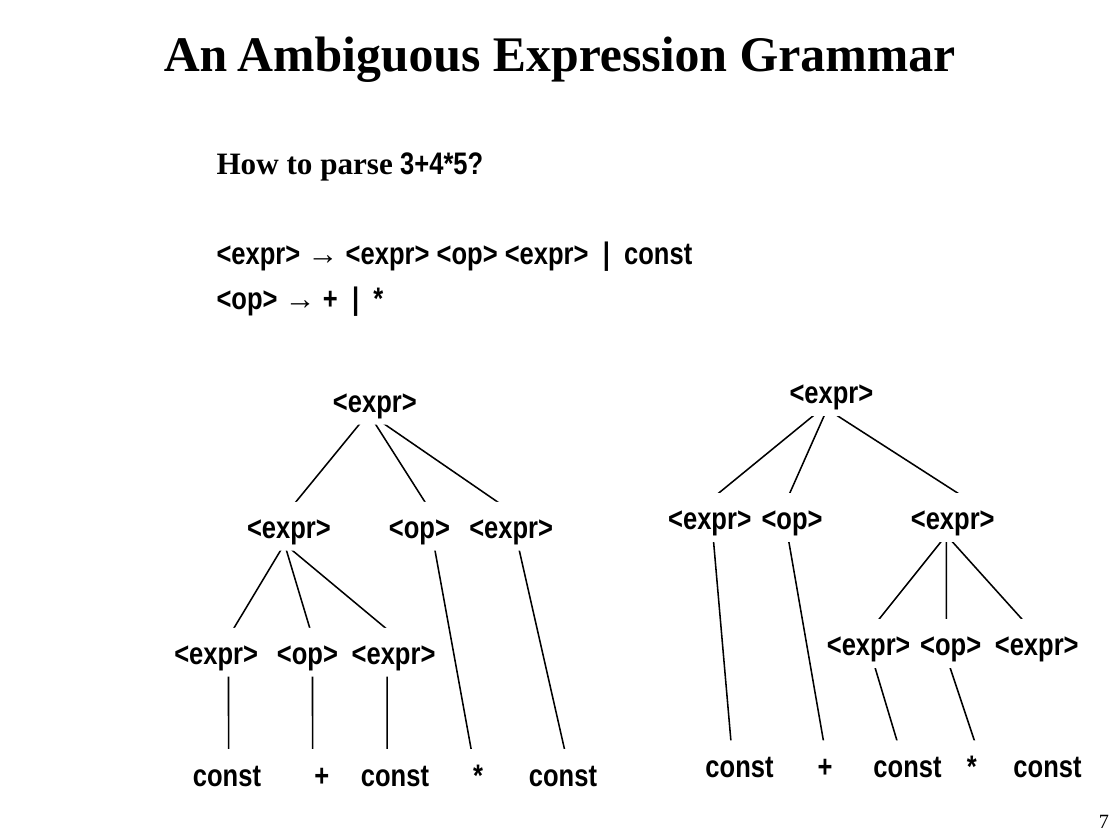
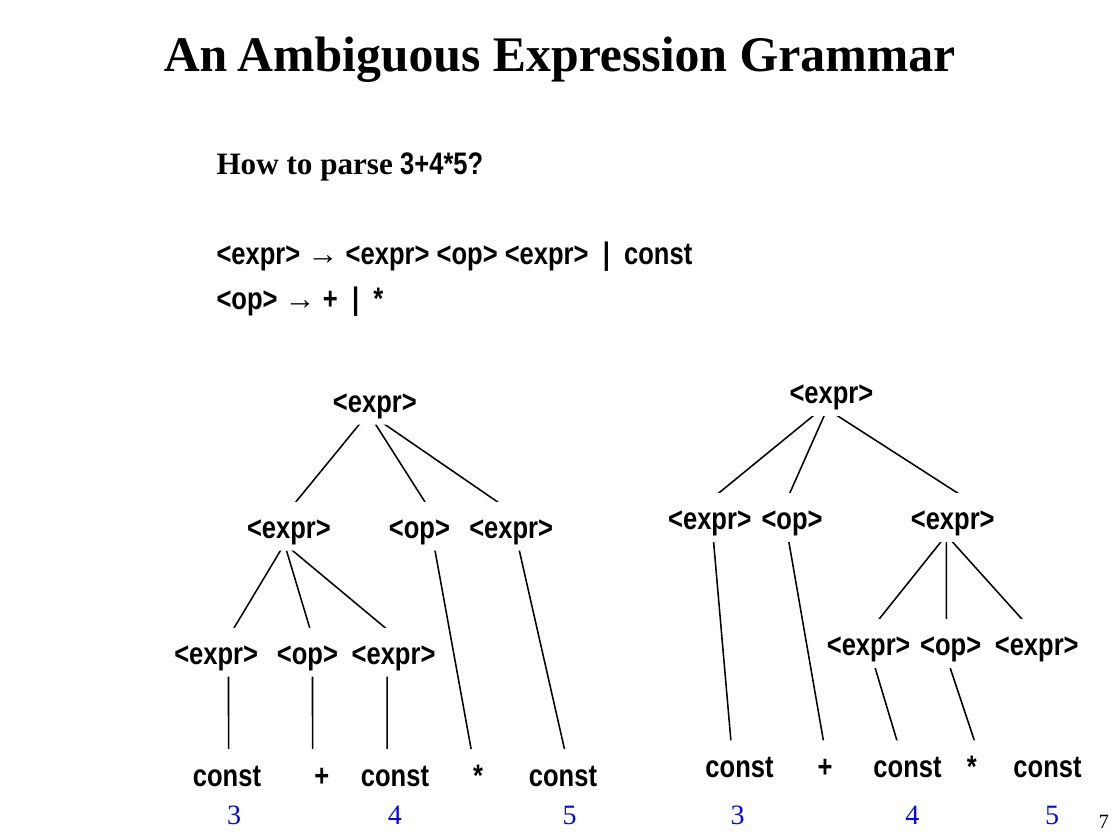
Before and after one commit to FlunkyHD/SPO, a slide deck: slide 7 of SPO/Exam PPT EDITED/SPOF21-Exam-1.ppt. Drawn at 1120x840 pixels with LibreOffice and Linux fonts; fonts in the diff are those of the drawing. Boxes give left, top, right and bottom in pixels: in the first picture for what was removed or moved away, otherwise in the second. Text is boxed around its words. In the diff, an @@ line names an element or a change of style, - is before the commit and + after.

Commit message:
hej

```diff
--- a/SPO/Exam PPT EDITED/SPOF21-Exam-1.ppt
+++ b/SPO/Exam PPT EDITED/SPOF21-Exam-1.ppt
@@ text added at (x1=227, y1=805, x2=1059, y2=825), 18 pt, text #0505EB @@
+3 4 5 3 4 5
```
